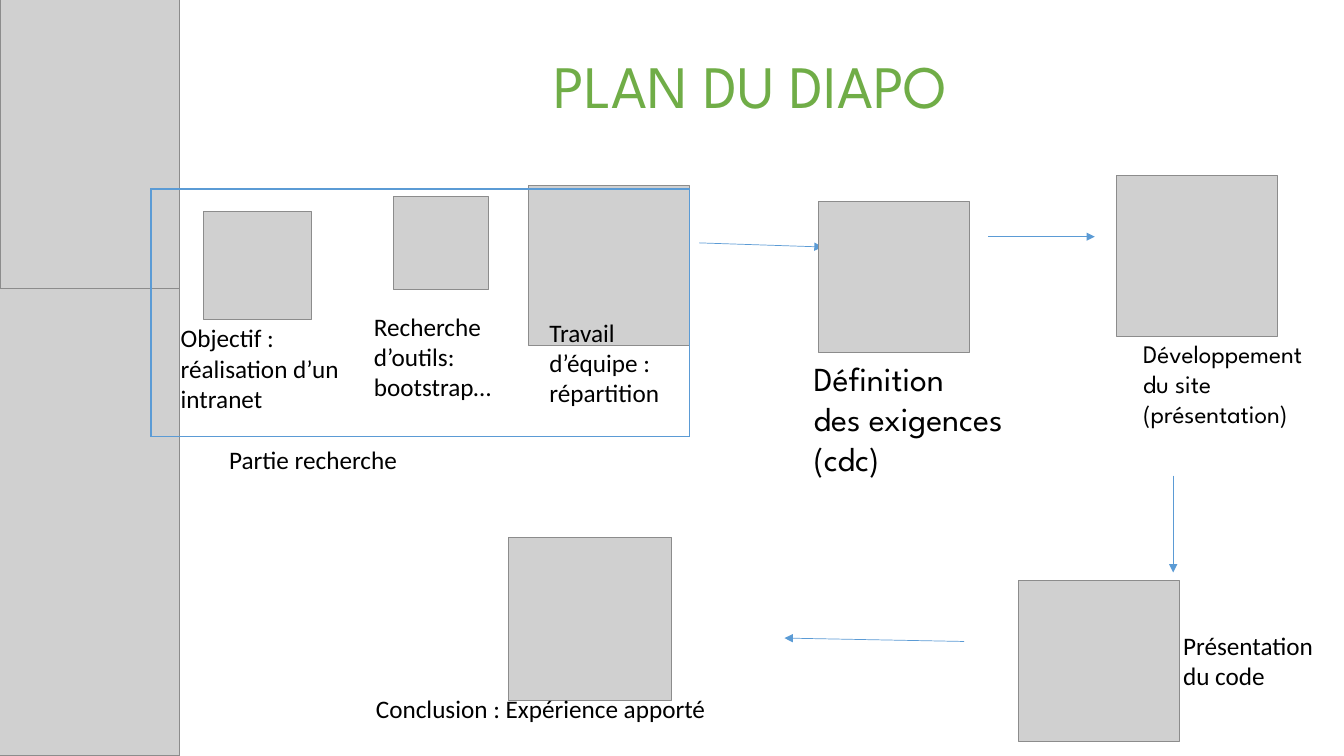
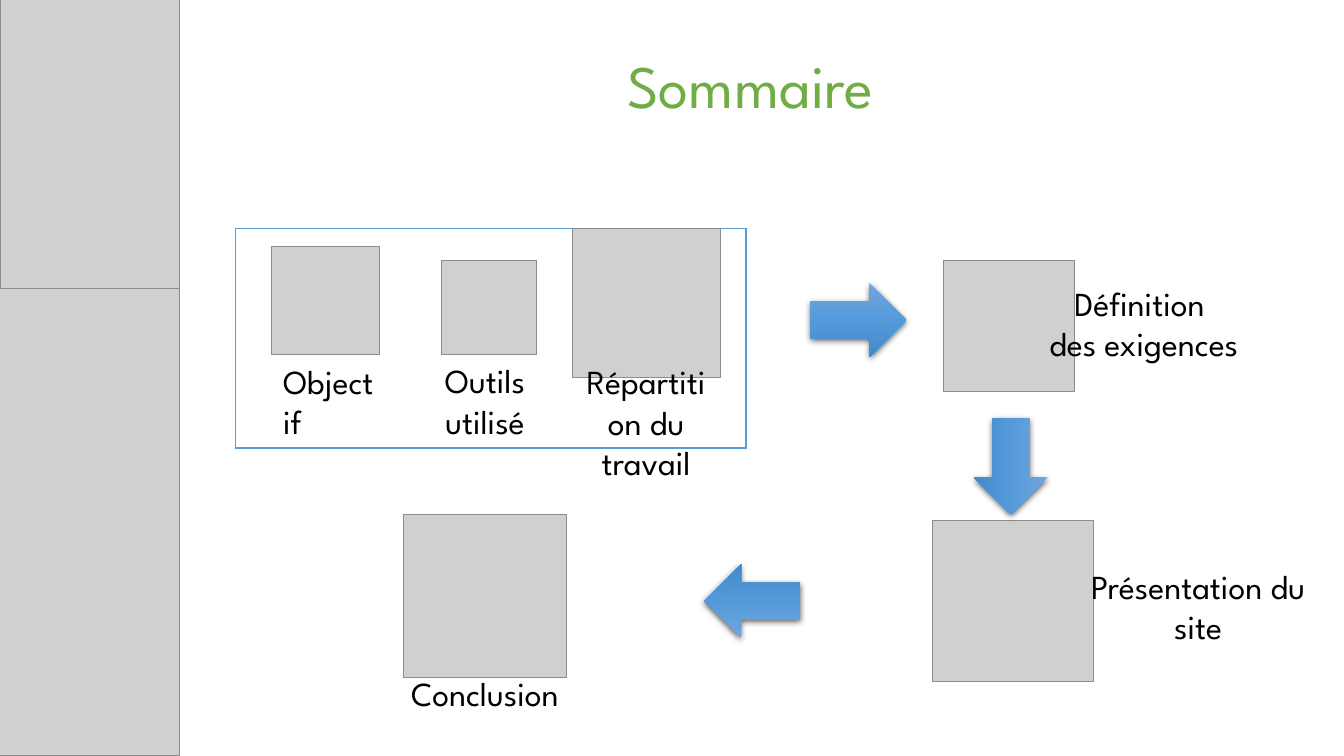
Before and after one commit to eehP/WeebProject, a slide deck: slide 2 of Présentation.pptx. Drawn at 1344x756 pixels with LibreOffice and Linux fonts; fonts in the diff are those of the drawing; grey boxes stand for pictures. Boxes give left, top, right and bottom in pixels: in the first picture for what was removed or moved away, otherwise in the second. Text is boxed around its words. In the diff, an @@ line names an element or a change of style, - is before the commit and + after.

```diff
--- a/Présentation.pptx
+++ b/Présentation.pptx
@@ title at (x1=627, y1=67, x2=873, y2=109): text changed @@
-PLAN DU DIAPO
+Sommaire
@@ picture removed at (x1=819, y1=202, x2=969, y2=352) @@
@@ rectangle resized from (x1=151, y1=189, x2=690, y2=437) to (x1=236, y1=229, x2=746, y2=449) @@
@@ picture resized from (x1=529, y1=186, x2=690, y2=346) to (x1=573, y1=229, x2=721, y2=377) @@
@@ arrow removed from (988, 237) to (1095, 237) @@
@@ picture moved from (x1=204, y1=212, x2=312, y2=320) to (x1=271, y1=246, x2=379, y2=354) @@
@@ picture moved from (x1=393, y1=197, x2=488, y2=290) to (x1=442, y1=261, x2=536, y2=355) @@
@@ arrow removed from (700, 243) to (823, 247) @@
@@ picture added at (x1=944, y1=261, x2=1075, y2=392) @@
@@ right arrow added at (x1=811, y1=283, x2=906, y2=358), fill gradient #71A6DB to #559BDB to #448ACA @@
@@ text "Définition" moved from (x1=814, y1=367, x2=1003, y2=478) to (x1=1049, y1=283, x2=1238, y2=367) @@
@@ text at (x1=1074, y1=283, x2=1204, y2=327): alignment left to centre @@
@@ text at (x1=181, y1=329, x2=338, y2=409): text changed; size 18 to 24 pt; font Calibri to League Spartan @@
-Objectif : réalisation d’un intranet
+Objectif
@@ text at (x1=1049, y1=323, x2=1238, y2=367): text changed @@
-des exigences (cdc)
+des exigences
@@ text at (x1=445, y1=370, x2=525, y2=435): text changed; size 18 to 24 pt; font Calibri to League Spartan @@
-Recherche d’outils: bootstrap…
+Outils utilisé
@@ text at (x1=602, y1=412, x2=691, y2=476): text changed; size 18 to 24 pt; font Calibri to League Spartan @@
-Travail d’équipe : répartition
+Répartition du travail
@@ right arrow added at (x1=973, y1=419, x2=1048, y2=515), fill gradient #71A6DB to #559BDB to #448ACA @@
@@ text removed at (x1=229, y1=451, x2=397, y2=469) @@
-Partie recherche
@@ arrow removed from (1174, 476) to (1174, 573) @@
@@ picture moved from (x1=509, y1=537, x2=673, y2=701) to (x1=403, y1=514, x2=567, y2=678) @@
@@ picture moved from (x1=1117, y1=175, x2=1277, y2=336) to (x1=933, y1=521, x2=1093, y2=682) @@
@@ right arrow added at (x1=705, y1=565, x2=801, y2=639), fill gradient #71A6DB to #559BDB to #448ACA @@
@@ text at (x1=1091, y1=565, x2=1305, y2=640): text changed; size 18 to 24 pt @@
-Développement du site (présentation)
+Présentation du site
@@ picture removed at (x1=1018, y1=581, x2=1179, y2=741) @@
@@ arrow removed from (965, 641) to (784, 638) @@
@@ text removed at (x1=1183, y1=637, x2=1313, y2=685) @@
-Présentation du code
@@ text at (x1=411, y1=672, x2=559, y2=707): text changed; size 18 to 24 pt; font Calibri to League Spartan @@
-Conclusion : Expérience apporté
+Conclusion
```
Also in this commit, not shown: 3 other slides changed, 1 slide added, 1 slide removed.
